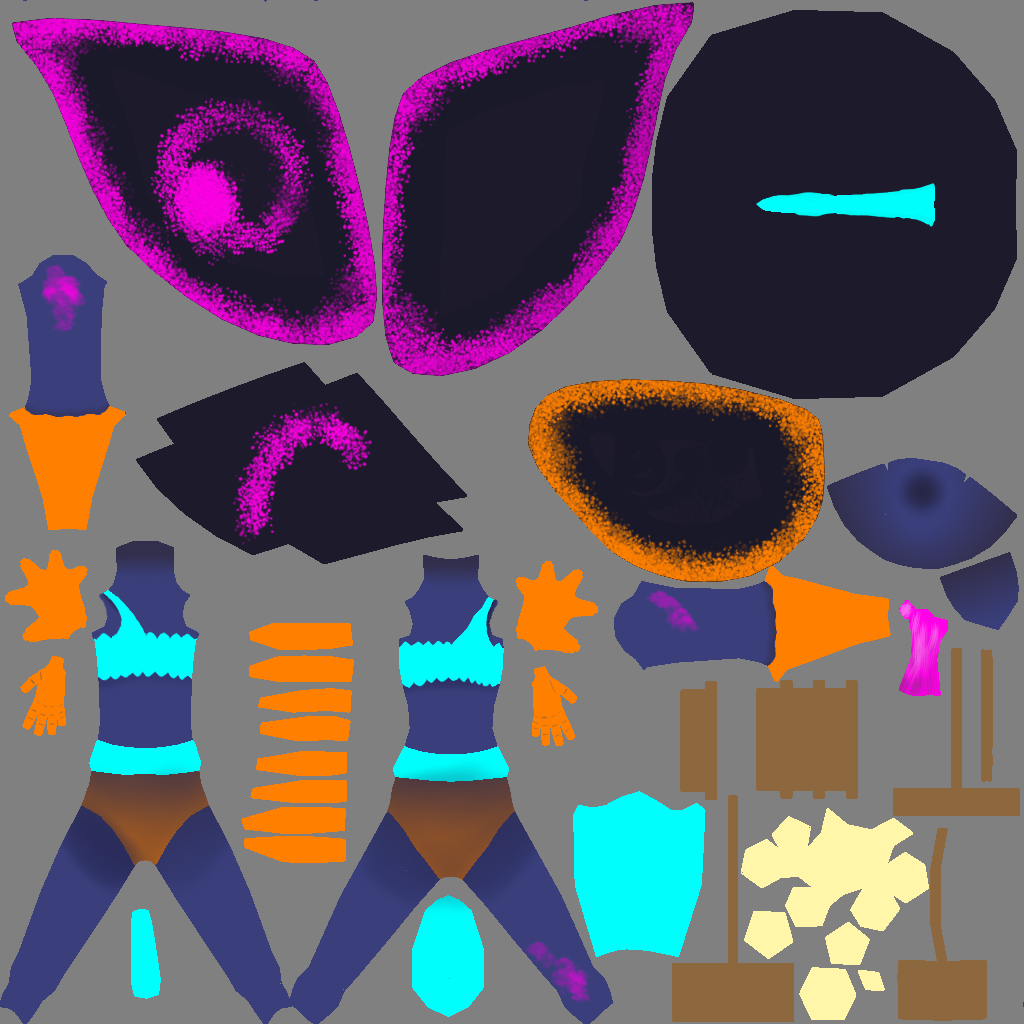
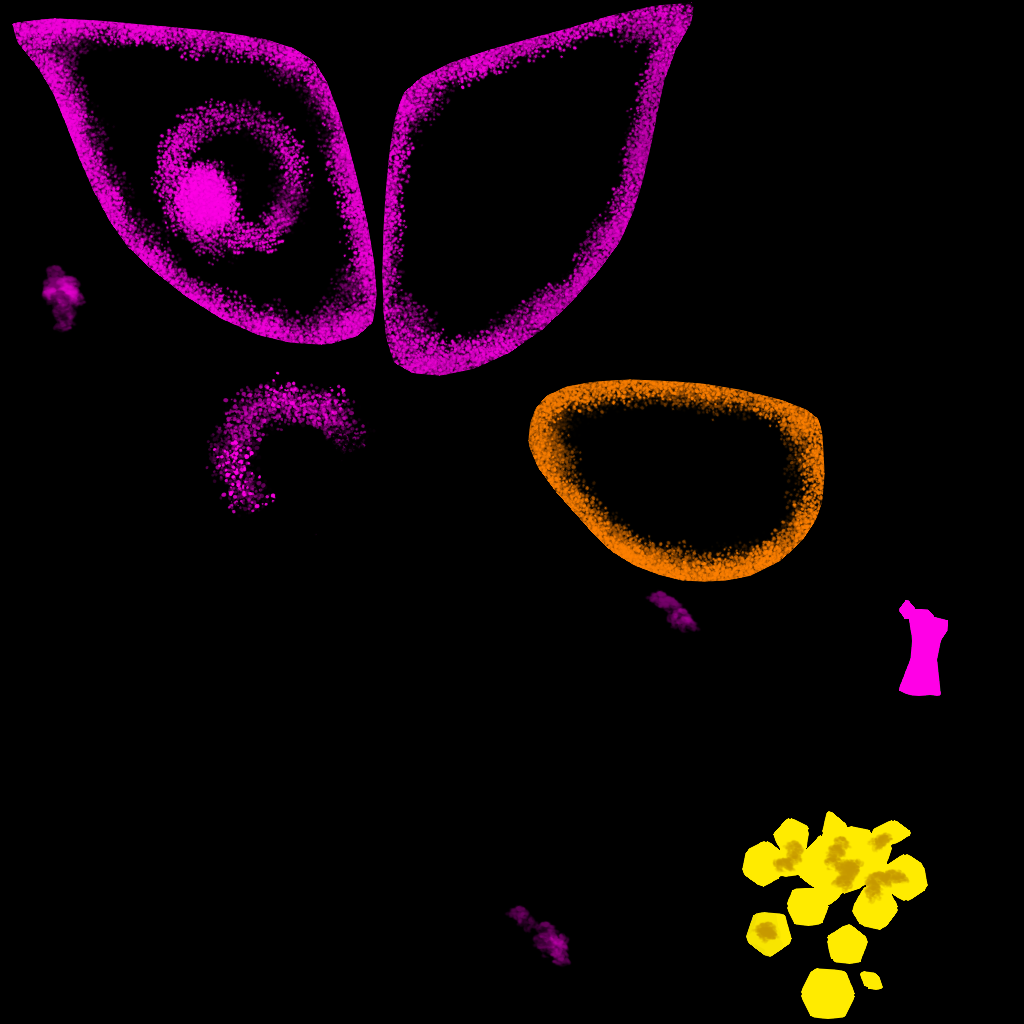
The second 1024 x 1024 image is a revision of the first. Changes to its layers:
added group "Emissive" with 6 layers above "Roughness" over [0, 0, 1024, 1024]
added layer "MoxelAtlas.png" (1st of 3, in "Emissive") in group "Emissive" over [896, 576, 960, 704]
added layer "Detalhes" (1st of 4, in "Emissive") in group "Emissive" over [0, 192, 704, 1024]
added layer "AsaMoxel" (1st of 2, in "Emissive") in group "Emissive" over [0, 0, 832, 640]
added layer "Detalhes" (2nd of 4, in "Emissive") in group "Emissive" over [704, 768, 960, 1024]
added layer "MoxelAtlas.png" (2nd of 3, in "Emissive") in group "Emissive" over [704, 768, 960, 1024]
added layer "Pintar camada 1" in group "Emissive" over [0, 0, 1024, 1024]
moved "Asa Olho" into group "Cores", painted on it over [256, 384, 384, 512]
"Sombras": opacity 100% → 61%, blend normal → multiply, moved it into group "Cores", painted on it over [0, 0, 1024, 1024]
moved "AsaMoxel" (2nd of 2, in "Cores") into group "Cores", painted on it over [0, 0, 832, 640]
moved "Detalhes" (4th of 4, in "Cores") into group "Cores", painted on it over [0, 0, 1024, 1024]
moved "MoxelAtlas.png" (3rd of 3, in "Cores") into group "Cores", painted on it, masked it over [0, 0, 1024, 1024]
